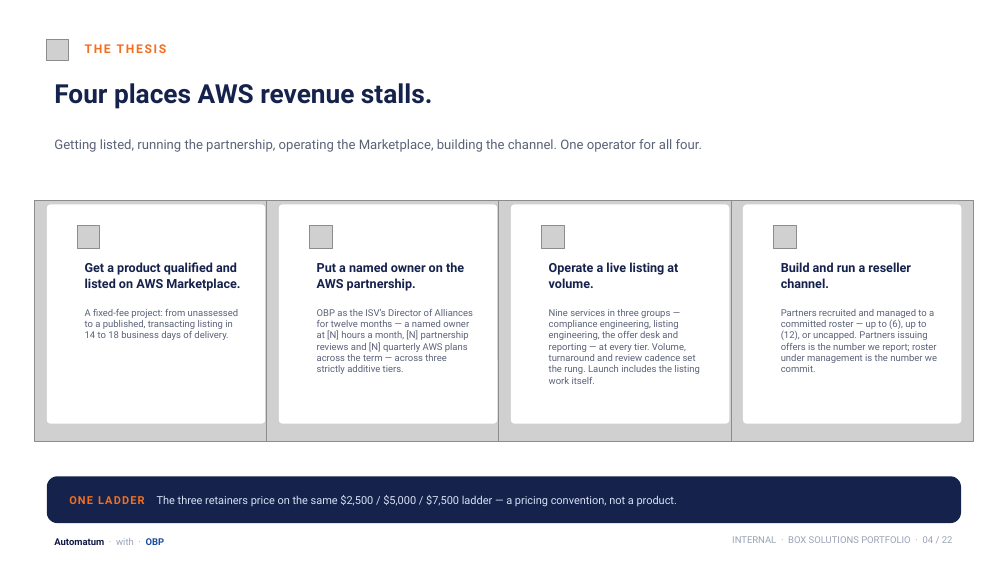
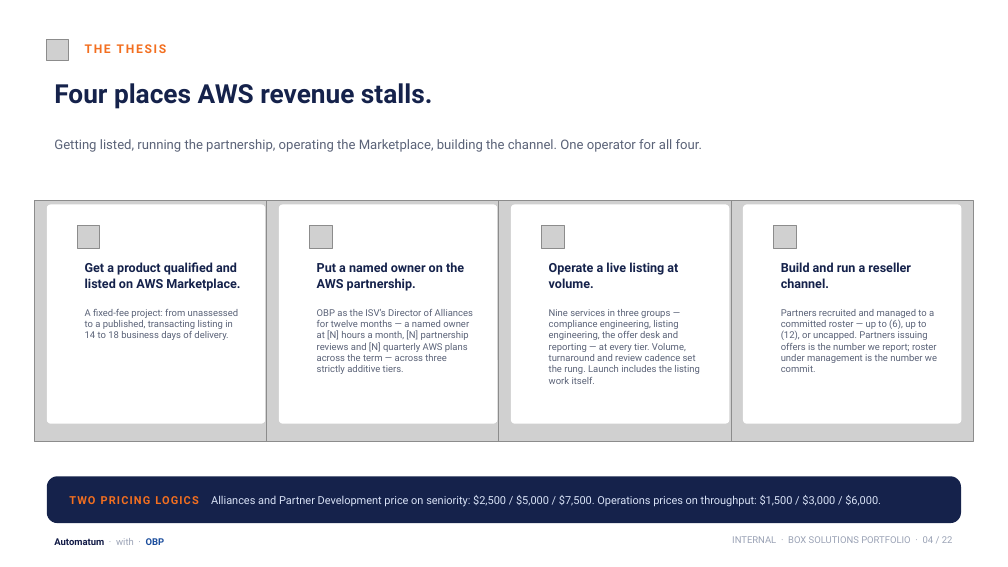
Before and after one commit to KianteEvans/barberbook, a slide deck: slide 4 of docs/deck/BOX_Solutions_Revised.pptx. Drawn at 1008x567 pixels with LibreOffice and Linux fonts; fonts in the diff are those of the drawing; grey boxes stand for pictures; background and template pictures are left out. Boxes give left, top, right and bottom in pixels: in the first picture for what was removed or moved away, otherwise in the second. Text is boxed around its words. In the diff, an @@ line names an element or a change of style, - is before the commit and + after.

```diff
--- a/docs/deck/BOX_Solutions_Revised.pptx
+++ b/docs/deck/BOX_Solutions_Revised.pptx
@@ text at [211,495,881,507]: text changed @@
-ONE LADDER The three retainers price on the same $2,500 / $5,000 / $7,500 ladder — a pricing convention, not a product.
+TWO PRICING LOGICS Alliances and Partner Development price on seniority: $2,500 / $5,000 / $7,500. Operations prices on throughput: $1,500 / $3,000 / $6,000.
```
Also in this commit, not shown: 4 other slides changed, 3 other files.
